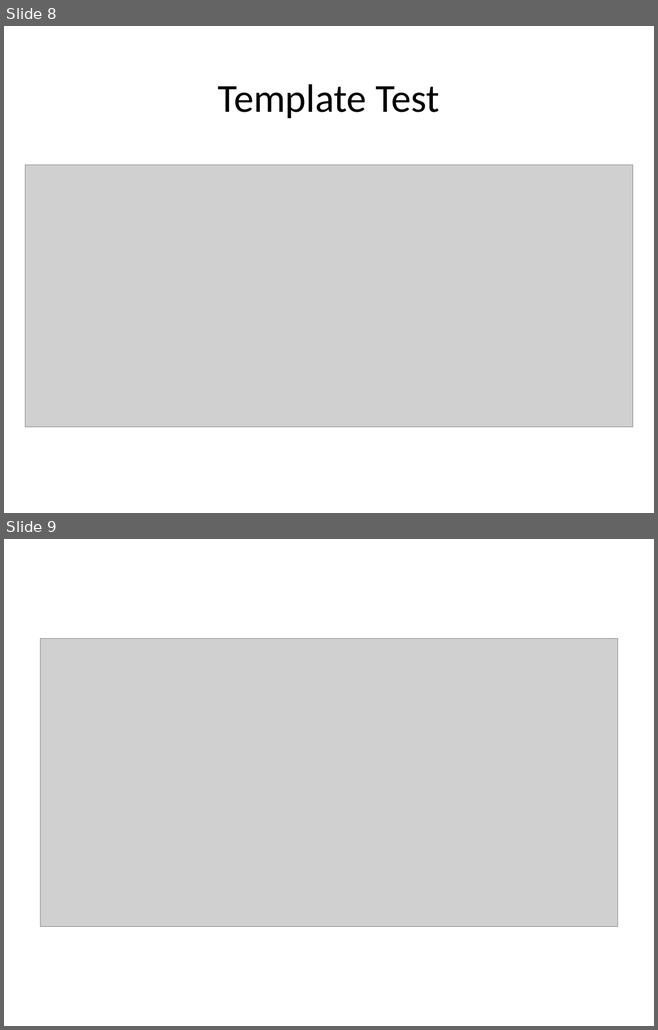
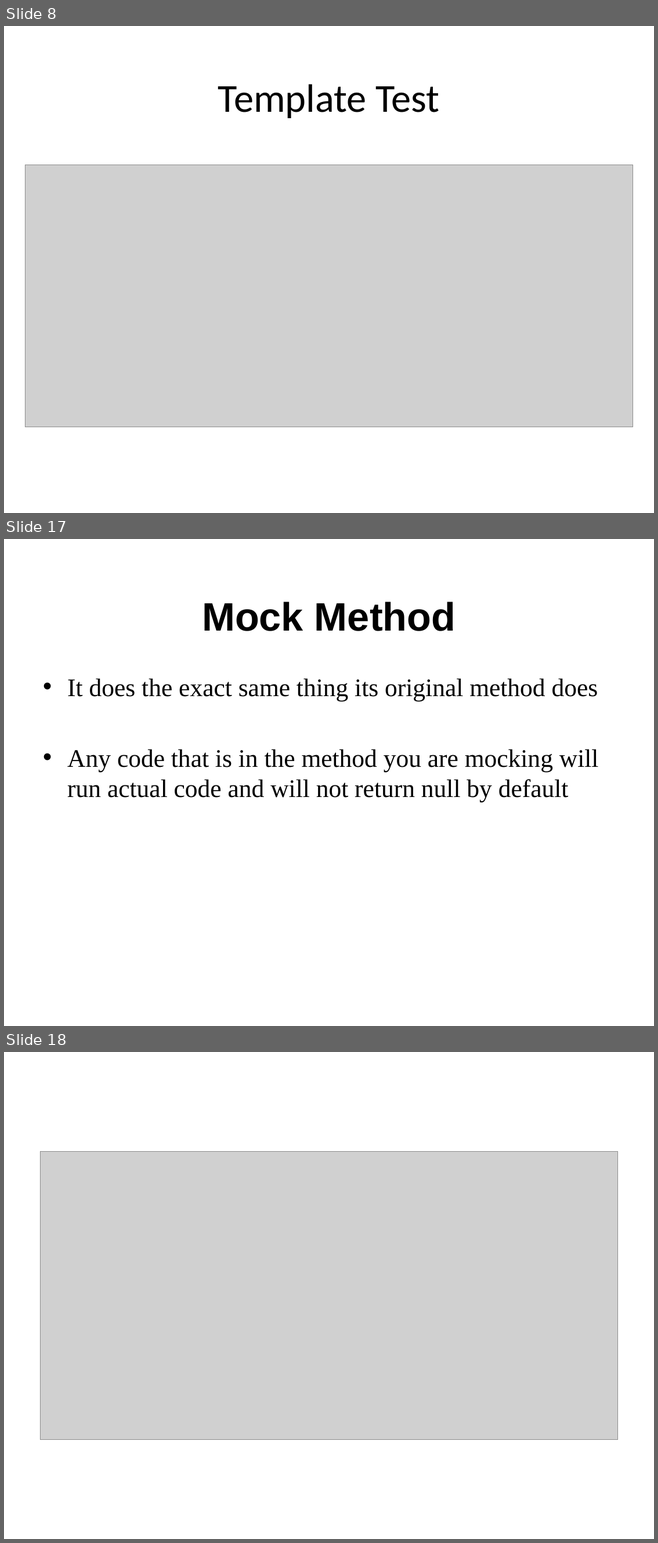
Before and after one commit to sonvq/phpunittraining, a slide deck: demo/Demo.pptx. Shown one above the other, each under a label of ours: slides 8 and 9 before the commit, slides 8, 17 and 18 after it; the slides between them are not shown. The pictures are 658x1030 and 658x1543 pixels, drawn with LibreOffice and Linux fonts; fonts in the diff are those of the drawing; grey boxes stand for pictures; background and template pictures are left out. Boxes give left, top, right and bottom in pixels: in the first picture for what was removed or moved away, otherwise in the second. Text is boxed around its words. In the diff, an @@ line names an element or a change of style, - is before the commit and + after.

```diff
--- a/demo/Demo.pptx
+++ b/demo/Demo.pptx
@@ slide 17 added at (x1=4, y1=539, x2=654, y2=1026), background picture (left out) @@
@@ title added at (x1=202, y1=602, x2=455, y2=631), 44 pt, text #000000, bold @@
+Mock Method
@@ text added at (x1=67, y1=678, x2=598, y2=802), 28 pt, text #000000 @@
+• It does the exact same thing its original method does
+• Any code that is in the method you are mocking will run actual code and will not return null by default
@@ what was slide 9 is now slide 18 @@
```
Also in this commit, not shown: 1 slide changed, 8 other slides added, 8 other files.
